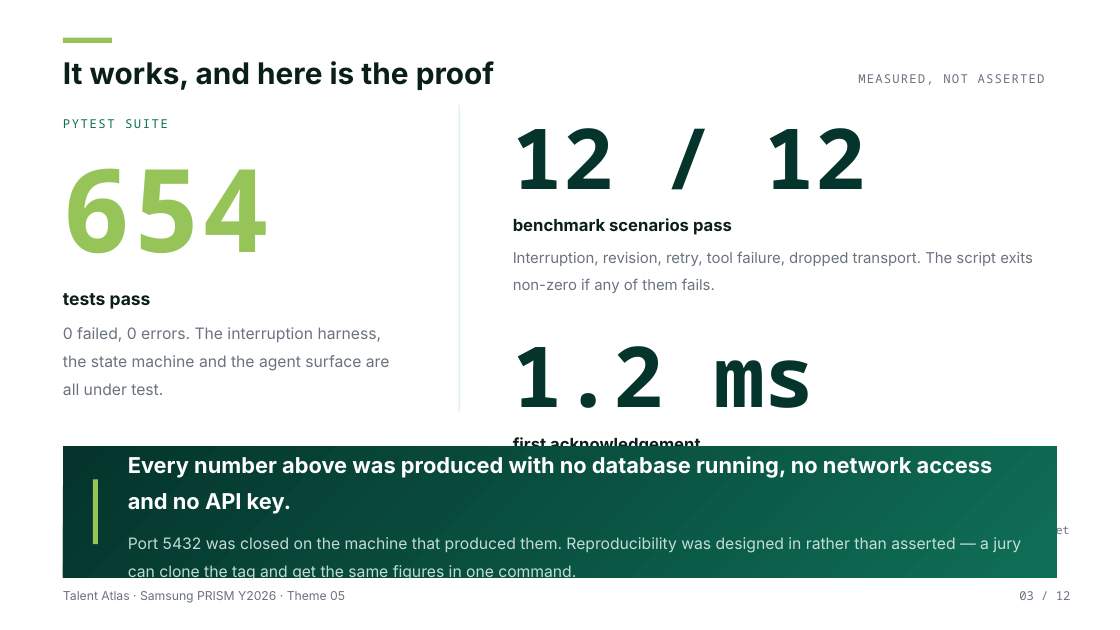
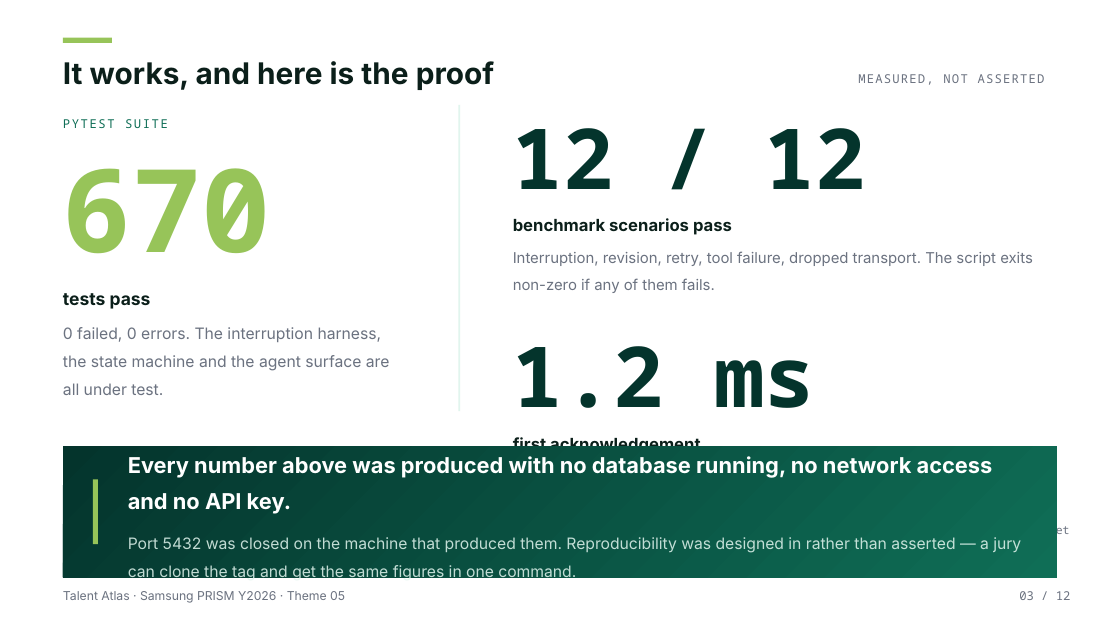
Before and after one commit to pylrn/talent-atlas-realtime-agent, a slide deck: slide 3 of docs/hackathon/submission/CollegeName_TeamName_Submission_ppt/CollegeName_TeamName_Submission_ppt.pptx. Drawn at 1120x630 pixels with LibreOffice and Linux fonts; fonts in the diff are those of the drawing. Boxes give left, top, right and bottom in pixels: in the first picture for what was removed or moved away, otherwise in the second. Text is boxed around its words. In the diff, an @@ line names an element or a change of style, - is before the commit and + after.

```diff
--- a/docs/hackathon/submission/CollegeName_TeamName_Submission_ppt/CollegeName_TeamName_Submission_ppt.pptx
+++ b/docs/hackathon/submission/CollegeName_TeamName_Submission_ppt/CollegeName_TeamName_Submission_ppt.pptx
@@ text at (63, 168, 271, 254): text changed @@
-654
+670
```
Also in this commit, not shown: 1 other slide changed, 44 other files.
